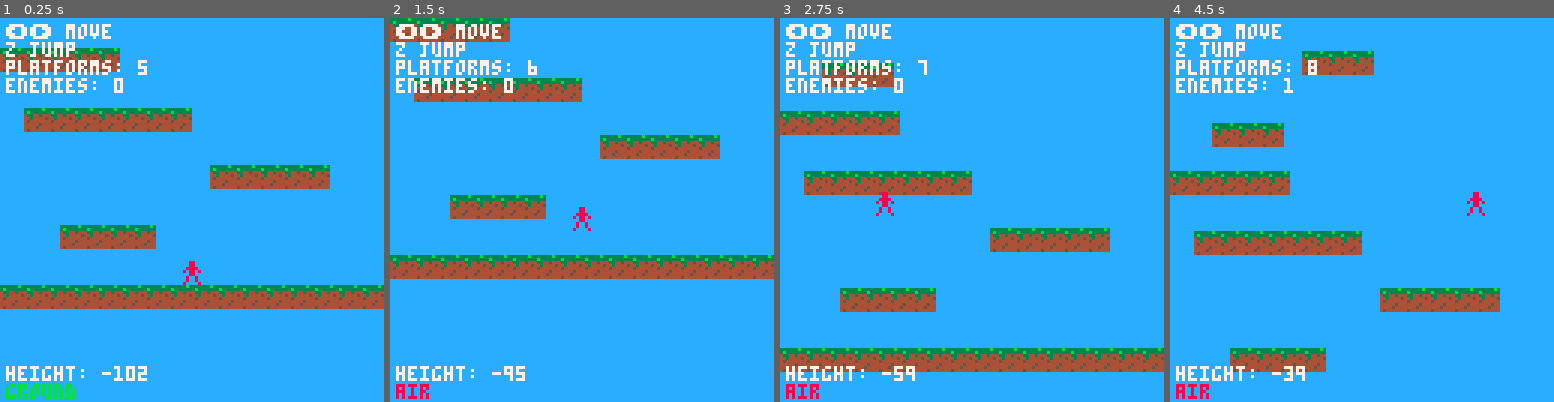
Above: before the commit, frames 1-4 (left to right).
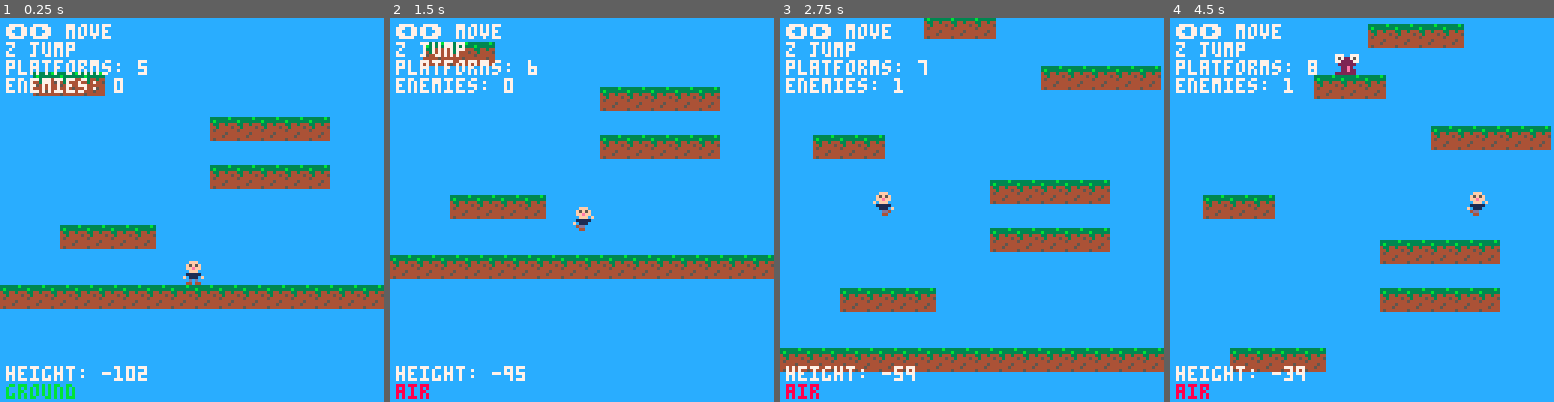
Above: after the commit, the same moments.

Repository: Chubidubiman/plataformer-pico8
Game: PICO-8 cartridge main.p8
The game is run twice, just before and just after one commit, with the same random seed, the same clock (stepped at 60 frames per second) and the same inputs.
Inputs:
- Up to frame 1 (0.25 s): no input
- Up to frame 2 (1.5 s): tap O (Z key) at 0.33, 0.7, 1.43 s
- Up to frame 3 (2.75 s): hold Left 1.97-2.37 s; tap O (Z key) at 2.22 s
- Up to frame 4 (4.5 s): hold Right 2.87-3.53 s; tap O (Z key) at 3.1, 3.98 s; hold Right from 4.13 s (still down)

The runs differ from the first frame. In frame 1, 7.1% of the frame differs, in the area x 0-86%, y 7-70%; in frame 2, 6.7%; in frame 3, 12%; in frame 4, 15%, in the area x 0-100%, y 1-65%.

Commit message:
Add animations in sprites
+Animation in sprites
+Directon change in sprites

Diff:
--- a/main.p8
+++ b/main.p8
@@ -13,9 +13,12 @@
 	dx = 0,
 	dy = 0,
 	grounded = false,
+	walked = false,
 	jump_power = -4,
 	speed = 2,
 	sprite = 0,
+	frame_counter = 0,
+	facing_right = true,
 }
 
 -- variables of physics
@@ -43,6 +46,9 @@
 
 -- camera
 cam_y = 0
+
+-- frames counter
+frame_counter = 3
 
 function generate_platforms()
 	-- generate platforms when the player approaches the upper limit
@@ -81,9 +87,11 @@
 		w = 8,
 		h = 8,
 		dx = (rnd() > 0.5) and enemy_speed or -enemy_speed, -- random direction
-		sprite = 16, -- enemy sprite
+		sprite = 32, -- enemy sprite
 		platform = platform, -- reference to the platform
-		alive = true
+		alive = true,
+		frame_counter = 0,
+		facing_right = true,
 	}
 	add(enemies, enemy)
 end
@@ -134,9 +142,11 @@
 			if enemy.x <= enemy.platform.x then
 				enemy.x = enemy.platform.x
 				enemy.dx = -enemy.dx -- change direction
+				enemy.facing_right = enemy.dx > 0
 			elseif enemy.x + enemy.w >= enemy.platform.x + enemy.platform.w then
 				enemy.x = enemy.platform.x + enemy.platform.w - enemy.w
 				enemy.dx = -enemy.dx -- change direction
+				enemy.facing_right = enemy.dx > 0
 			end
 
 			-- check collision with player
@@ -167,10 +177,15 @@
 	--input of game
 	if btn(0) then --left
 		player.dx = -player.speed
+		player.walked = true
+		player.facing_right = false
 	elseif btn(1) then --rigth
 		player.dx = player.speed
+		player.walked = true
+		player.facing_right = true
 	else
 		player.dx = player.dx * friction
+		player.walked = false
 	end
 
 	-- jump
@@ -250,12 +265,20 @@
 	end
 
 	-- draw player
-	spr(player.sprite, player.x, player.y)
+	player_animation()
+	spr(player.sprite, player.x, player.y, 1, 1, not player.facing_right, false)
 
 	-- draw enemies
 	for enemy in all(enemies) do
 		if enemy.alive then
-			spr(enemy.sprite, enemy.x, enemy.y)
+			enemy.frame_counter = enemy.frame_counter + 1
+			if enemy.frame_counter > frame_counter then
+				enemy.sprite = 32
+				enemy.frame_counter = 0
+			else
+				enemy.sprite = 33
+			end
+			spr(enemy.sprite, enemy.x, enemy.y, 1, 1, not enemy.facing_right, false)
 		end
 	end
 
@@ -267,7 +290,7 @@
 	print("z jump", 2, 8, 7)
 	print("height: " .. flr(-player.y), 2, 116,7)
 	print("platforms: " .. #plataforms, 2, 14, 7)
- print("enemies: " .. #enemies, 2, 20, 7)
+ 	print("enemies: " .. #enemies, 2, 20, 7)
 
 	-- jump indicator
 	if player.grounded then
@@ -277,35 +300,54 @@
 	end
 end
 
-…(32 lines of a section not shown)…
+function player_animation()
+	-- jump
+	if player.grounded then
+		if player.walked then
+			player.frame_counter = player.frame_counter + 1
+			if player.frame_counter > frame_counter then
+				player.sprite = 2
+				player.frame_counter = 0
+			else
+				player.sprite = 1
+			end
+		else
+			player.sprite = 0
+		end
+	else
+	 player.sprite = 3
+	end
+end
+…(33 lines of a section not shown)…
Not shown, changed: 24 lines of the sprite sheet (__gfx__) section of main.p8
Not shown, changed: README.md
